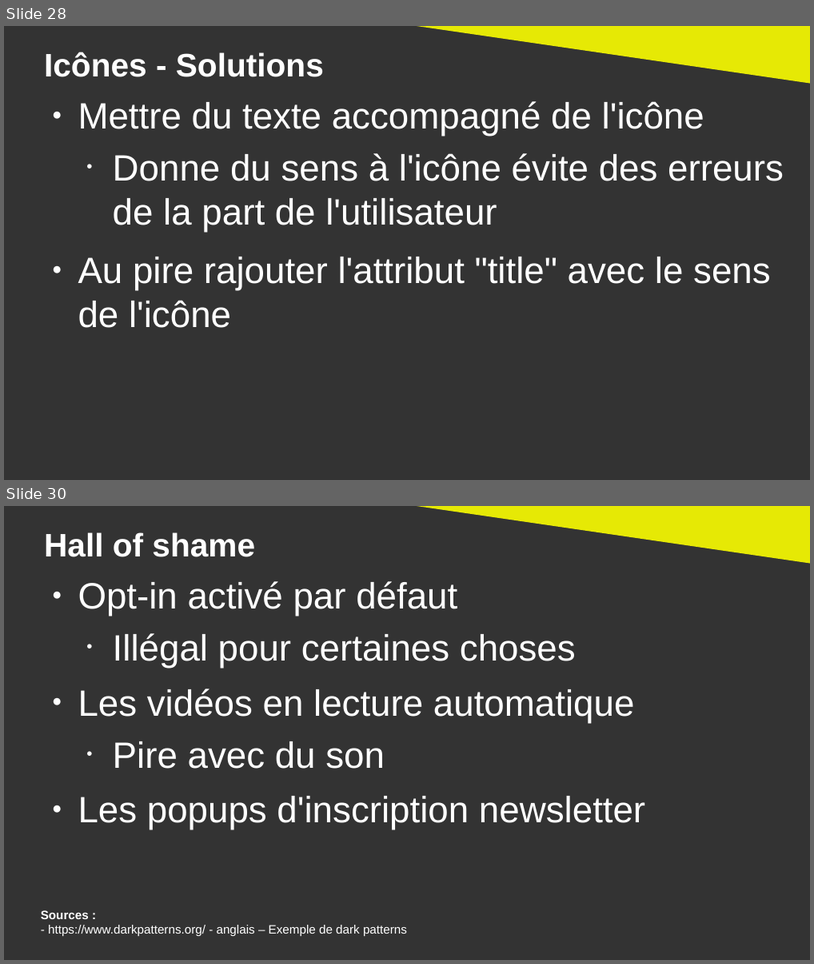
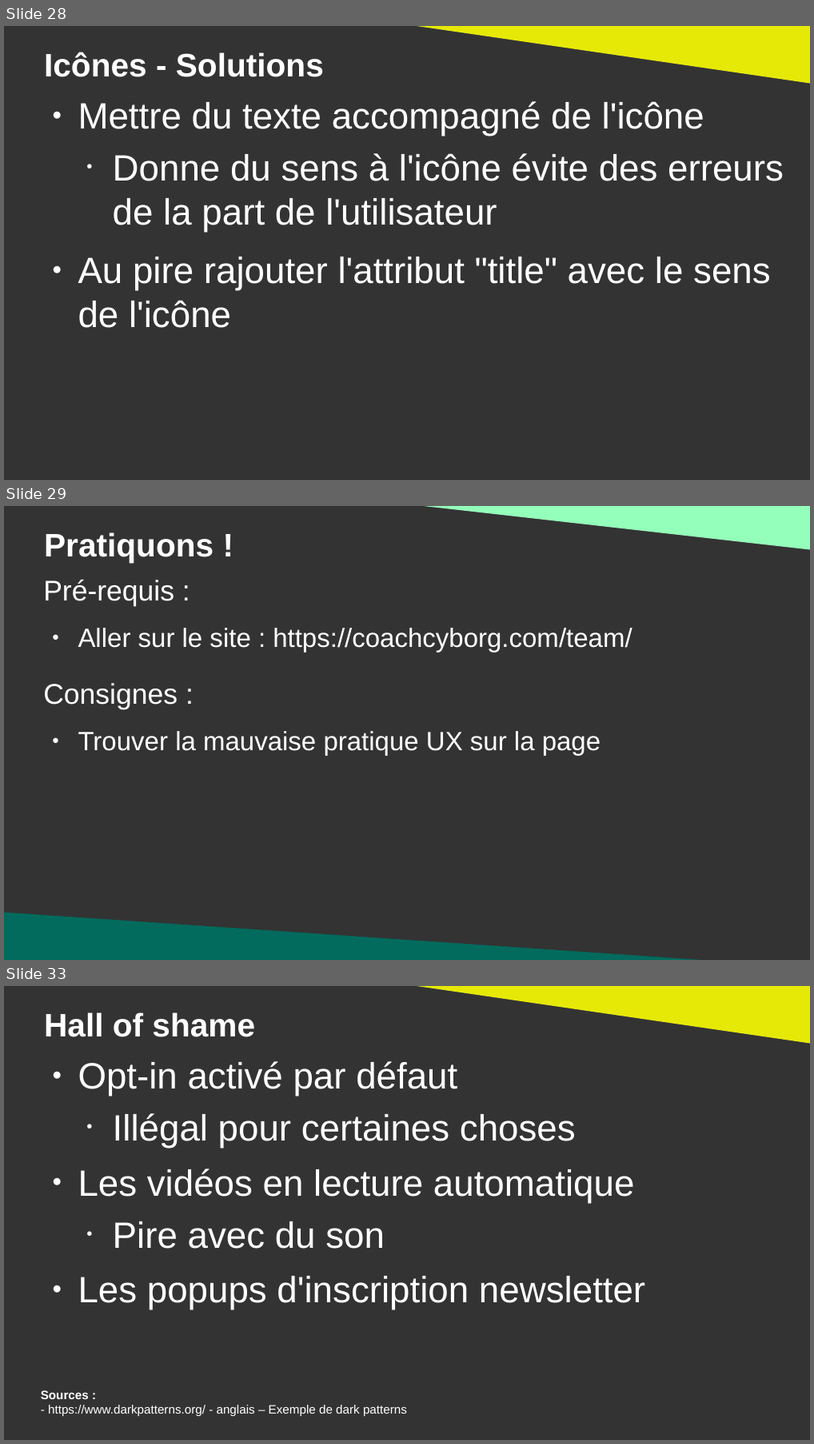
Before and after one commit to DanYellow/cours, a slide deck: ergonomie-et-accessibilite-s2/numero-1/presentation.odp. Shown one above the other, each under a label of ours: slides 28 and 30 before the commit, slides 28, 29 and 33 after it; the slides between them are not shown. The pictures are 814x964 and 814x1444 pixels, drawn with LibreOffice and Linux fonts; fonts in the diff are those of the drawing. Boxes give left, top, right and bottom in pixels: in the first picture for what was removed or moved away, otherwise in the second. Text is boxed around its words. In the diff, an @@ line names an element or a change of style, - is before the commit and + after.

```diff
--- a/ergonomie-et-accessibilite-s2/numero-1/presentation.odp
+++ b/ergonomie-et-accessibilite-s2/numero-1/presentation.odp
@@ slide 29 added at [4,506,810,960], background #333333 @@
@@ right triangle added at [395,506,810,550], fill #94FFBA @@
@@ title added at [44,532,214,562], 32 pt, text #FFFFFF, bold @@
+Pratiquons !
@@ text added at [43,580,632,652], 26 pt, text #FFFFFF @@
+Pré-requis :
+● Aller sur le site : https://coachcyborg.com/team/
@@ text added at [43,683,601,756], 26 pt, text #FFFFFF @@
+Consignes :
+● Trouver la mauvaise pratique UX sur la page
@@ right triangle added at [4,912,758,960], fill #026B5D @@
@@ what was slide 30 is now slide 33 @@
```
Also in this commit, not shown: 7 slides changed, 2 other slides added, 6 other files.
